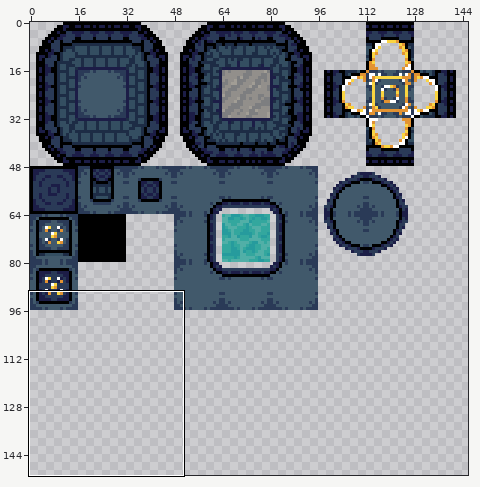
Two states of a sprite sheet, Assets/Environment/Alantis.png. The first picture is a wide view before the edit; the outline marks the close-up.
Close-up. The starting point:
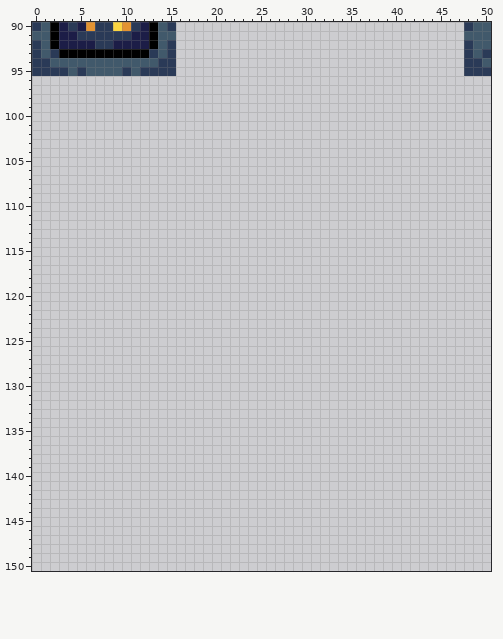
The file is 160x160 pixels. Shown: x 0..50, y 90..150. The wide view leaves out empty margins.
New version:
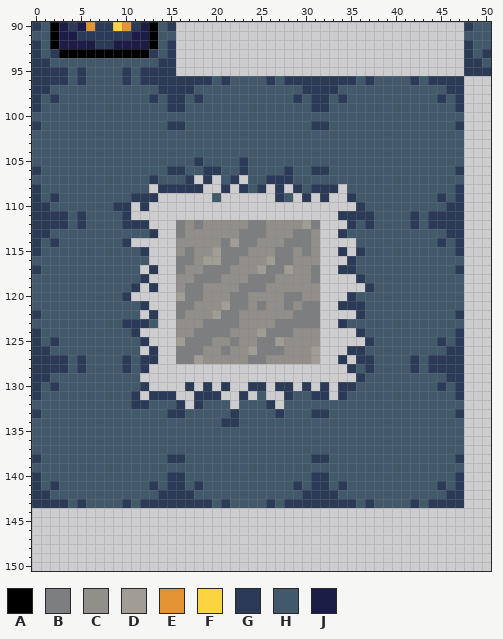
Palette (. is transparent): A #000000  B #7d7e80  C #928f8b  D #a19d95  E #e39332  F #fad541  G #2a3a57  H #41596b  J #1c1d47
Changes in this commit:
Changed rows in their new state; - is an unchanged pixel.
first column x 0:
 96 GGGGHGHHHHGHGGGGGGGGHGHHHHGHGGGGGGGGHGHHHHGHGGGG
 97 GGHHHHHHHHHHHHGGGGHHHHHHHHHHHHGGGGHHHHHHHHHHHHGG
 98 GHGHHHHHHHHHHGHGGHGHHHHHHHHHHGHGGHGHHHHHHHHHHGHG
 99 GHHHHHHHHHHHHHHGGHHHHHHHHHHHHHHGGHHHHHHHHHHHHHHG
100 HHHHHHHHHHHHHHHHHHHHHHHHHHHHHHHHHHHHHHHHHHHHHHHH
101 GHHHHHHHHHHHHHHGGHHHHHHHHHHHHHHGGHHHHHHHHHHHHHHG
102 HHHHHHHHHHHHHHHHHHHHHHHHHHHHHHHHHHHHHHHHHHHHHHHH
103 HHHHHHHHHHHHHHHHHHHHHHHHHHHHHHHHHHHHHHHHHHHHHHHH
104 HHHHHHHHHHHHHHHHHHHHHHHHHHHHHHHHHHHHHHHHHHHHHHHH
105 HHHHHHHHHHHHHHHHHHGHHHHGHHHHHHHHHHHHHHHHHHHHHHHH
106 GHHHHHHHHHHHHHHGGHHGGHHGHHHHGHHGGHHHHHHHHHHHHHHG
107 HHHHHHHHHHHHHGHHHG-G-HG-HHGGGHHHHHHHHHHHHHHHHHHH
108 GHHHHHHHHHHHH-GGGGG--G-GHG-G-GHGGG-HHHHHHHHHHHHG
109 GHGHHHHHHHHGGG------H------GH-G-G--GHHHHHHHHHGHG
110 GGHHHHHHHGG-G-----------------------GHHHHHHHHHGG
111 GGGGHGHHHHG-----------------------GGGGHHHHGHGGGG
112 GGGGHGHHHHGGG---BCBCCCCCBBCCCCDB---GHGHHHHGHGGGG
113 GGHHHHHHHHHHHG--BCCCCCCBBBCCCBBC--GHHHHHHHHHHHGG
114 GHGHHHHHHHG-----CCCCCBDBBCCCBBBC----HHHHHHHHHGHG
115 GHHHHHHHHHHHG---CBCCDBBBCCCBBCBC--G-GHHHHHHHHHHG
116 HHHHHHHHHHHHH---BBCDDBBCCCDBBCCC---GHHHHHHHHHHHH
117 GHHHHHHHHHHH-G--BCCBBBCCCDBBDCCB--GGHHHHHHHHHHHG
118 HHHHHHHHHHHHG---CCBBBCCCBBBCCCCB----GHHHHHHHHHHH
119 HHHHHHHHHHHG-G--CBBCCCCBBBCCCCCC-----GHHHHHHHHHH
120 HHHHHHHHHHG-----DBBCCCBBCCCCBBCC---GHHHHHHHHHHHH
121 HHHHHHHHHHHHG---BBCCCDBBCBCCBCBB--GGGHHHHHHHHHHH
122 GHHHHHHHHHHH-G--BCCCDBBCCCCCCBBB----GHHHHHHHHHHG
123 HHHHHHHHHHGGGH--CCCBBBBCCCCBBBBB--GHHHHHHHHHHHHH
124 GHHHHHHHHHHG----CCBBBBCCCDBBBCCC----GHHHHHHHHHHG
125 GHGHHHHHHHHHG---DBBBCCBCCBBDCCCC-----GHHHHHHHGHG
126 GGHHHHHHHHHH-G--BBBCCBCCDBBBCCCD---GGHHHHHHHHHGG
127 GGGGHGHHHHGHGG--BBDCCCCCBBCCCCCD--G-GGHHHHGHGGGG
128 GGGGHGHHHHGHG----------------------GHGHHHHGHGGGG
129 GGHHHHHHHHHH------------------------GHHHHHHHHHGG
130 GHGHHHHHHHHHG----G-G-G--GG-GG-G-G-GGHHHHHHHHHGHG
131 GHHHHHHHHHHG-GGG--GGG--G-H--GHHGG-GHHHHHHHHHHHHG
132 HHHHHHHHHHHGGHHHG-GHHH-HHHG-HHHHHHHHHHHHHHHHHHHH
133 GHHHHHHHHHHHHHHGGHHHHHGHHHHGHHHGGHHHHHHHHHHHHHHG
134 HHHHHHHHHHHHHHHHHHHHHGGHHHHHHHHHHHHHHHHHHHHHHHHH
135 HHHHHHHHHHHHHHHHHHHHHHHHHHHHHHHHHHHHHHHHHHHHHHHH
136 HHHHHHHHHHHHHHHHHHHHHHHHHHHHHHHHHHHHHHHHHHHHHHHH
137 HHHHHHHHHHHHHHHHHHHHHHHHHHHHHHHHHHHHHHHHHHHHHHHH
138 GHHHHHHHHHHHHHHGGHHHHHHHHHHHHHHGGHHHHHHHHHHHHHHG
139 HHHHHHHHHHHHHHHHHHHHHHHHHHHHHHHHHHHHHHHHHHHHHHHH
140 GHHHHHHHHHHHHHHGGHHHHHHHHHHHHHHGGHHHHHHHHHHHHHHG
141 GHGHHHHHHHHHHGHGGHGHHHHHHHHHHGHGGHGHHHHHHHHHHGHG
142 GGHHHHHHHHHHHHGGGGHHHHHHHHHHHHGGGGHHHHHHHHHHHHGG
143 GGGGHGHHHHGHGGGGGGGGHGHHHHGHGGGGGGGGHGHHHHGHGGGG
